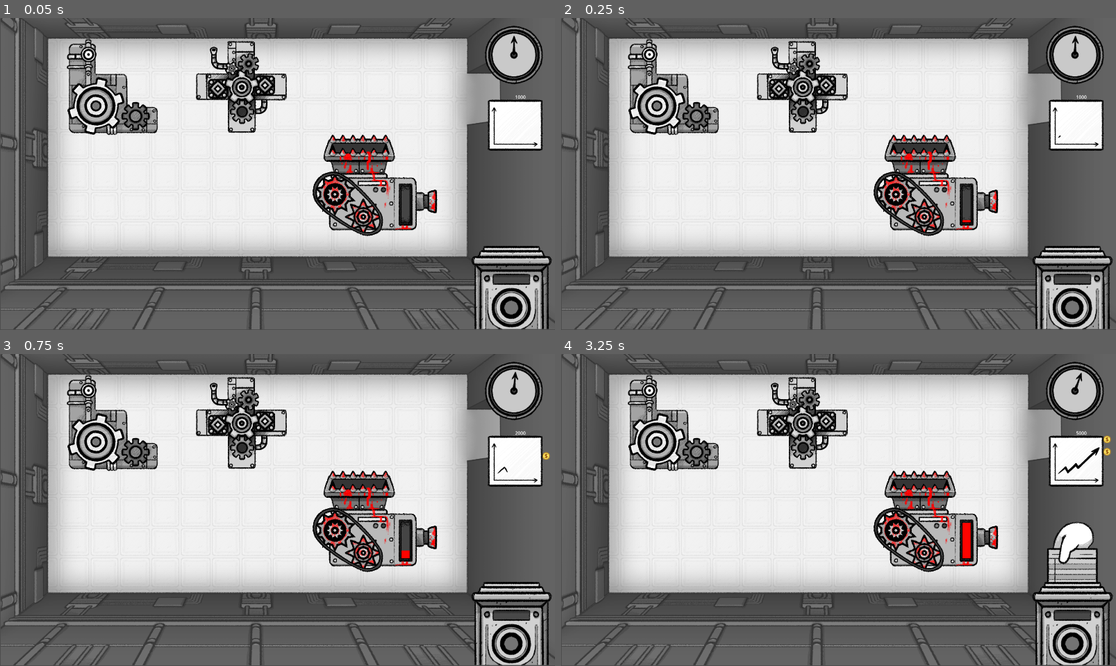
Above: before the commit, frames 1-4 (two rows, left to right).
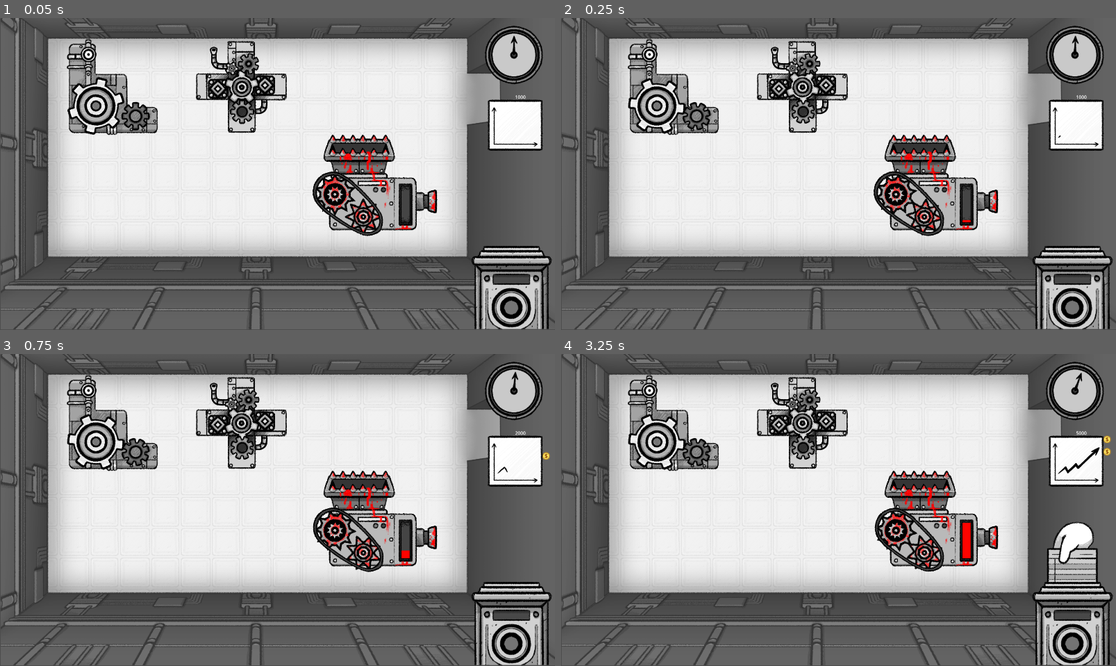
Above: after the commit, the same moments.

Repository: Aeropulu/LaHordeJam
Game: Godot game, scene res://scenes/usine.tscn
The game is run twice, just before and just after one commit, with the same random seed, the same clock (stepped at 60 frames per second) and the same inputs. Sound files missing from this copy of the repository are replaced by a short silence.
Inputs (mouse positions are in pixels of both pictures, inside the frame that each line leads up to):
- Up to frame 1 (0.05 s): no input
- Up to frame 2 (0.25 s): no input
- Up to frame 3 (0.75 s): tap Enter (ui_accept) at 0.5 s; move the mouse to (111, 425) at 0.52 s; press the mouse at (111, 425) at 0.53 s; hold Right (ui_right) from 0.53 s (still down)
- Up to frame 4 (3.25 s): tap Enter (ui_accept) at 0.77, 1.52, 3.02 s; move the mouse to (805, 425) at 1.27 s; release the mouse at (805, 425) at 1.28 s; click (805, 425) at 1.35 s; move the mouse to (938, 522) at 2.02 s; release Right (ui_right) at 2.03 s; press the mouse at (938, 522) at 2.03 s; hold Left (ui_left) 2.03-2.78 s; move the mouse to (1071, 622) at 2.77 s; release the mouse at (1071, 622) at 2.78 s; hold Right (ui_right) from 2.78 s (still down); click (1071, 622) at 2.85 s

Frame 1 is identical in both runs. In frame 2, 2.1% of the frame differs, in the area x 12-70%, y 11-70%; in frame 3, 2.3%; in frame 4, 2.3%.
Error after the commit: Parse Error: Identifier "FactoryManager" not declared in the current scope. (res://scripts/machine.gd:29)

Commit message:
COMMIT FUSSOIRE

Diff:
--- /dev/null
+++ b/scenes/factory_manager.tscn
@@ -0,0 +1,8 @@
+[gd_scene load_steps=2 format=3 uid="uid://d0ei1sxq2of6o"]
+
+[ext_resource type="Script" path="res://scripts/FactoryManager.gd" id="1_ivwkk"]
+
+[node name="FactoryManager" type="Node2D"]
+position = Vector2(1214, 165)
+script = ExtResource("1_ivwkk")
+day_duration = 3.0
--- a/scenes/test_map.tscn
+++ b/scenes/test_map.tscn
@@ -7,7 +7,6 @@
 [ext_resource type="Texture2D" uid="uid://bij7c3dboeppd" path="res://assets/sprites/machines/machineB/machineB_00003.png" id="5_sote0"]
 [ext_resource type="Texture2D" uid="uid://cllt6xquowf7k" path="res://assets/sprites/machines/machineB/machineB_00004.png" id="6_rhb8y"]
 [ext_resource type="Texture2D" uid="uid://fbd5ly4hjdhj" path="res://assets/sprites/machines/machineB/machineB_00005.png" id="7_6lqyp"]
-[ext_resource type="Script" path="res://scripts/FactoryManager.gd" id="8_yei8k"]
 
 [sub_resource type="NavigationPolygon" id="NavigationPolygon_yihpj"]
 vertices = PackedVector2Array(597, 94, 1039, 98, 1065, 605, 615, 594, 598, 369, 597, 313, 518, 367, 517, 589, 85, 593, 107, 75, 517, 314, 517, 98)
@@ -44,6 +43,19 @@
 [sub_resource type="RectangleShape2D" id="RectangleShape2D_0nvue"]
 size = Vector2(309, 306)
 
+[sub_resource type="GDScript" id="GDScript_1uui3"]
+script/source = "extends Button
+
+
+# Called when the node enters the scene tree for the first time.
+func _ready():
+	pressed.connect(FactoryManager._on_button_pressed)
+
+# Called every frame. 'delta' is the elapsed time since the previous frame.
+func _process(delta):
+	pass
+"
+
 [node name="Test Map" type="Node2D"]
 
 [node name="NavigationRegion2D" type="NavigationRegion2D" parent="."]
@@ -53,15 +65,12 @@
 [node name="Machine" type="Node2D" parent="."]
 position = Vector2(744, 380)
 script = ExtResource("2_8tml0")
-machine_type = 1
-_slot_count = 6
 
 [node name="AnimatedSprite2D" type="AnimatedSprite2D" parent="Machine"]
 sprite_frames = SubResource("SpriteFrames_bgj8i")
 autoplay = "default"
 
 [node name="Slots" type="Node2D" parent="Machine"]
-unique_name_in_owner = true
 
 [node name="1" type="Node2D" parent="Machine/Slots"]
 position = Vector2(102, 21)
@@ -90,8 +99,6 @@
 [node name="Machine2" type="Node2D" parent="."]
 position = Vector2(250, 204)
 script = ExtResource("2_8tml0")
-machine_type = 1
-_slot_count = 6
 
 [node name="AnimatedSprite2D" type="AnimatedSprite2D" parent="Machine2"]
 sprite_frames = SubResource("SpriteFrames_bgj8i")
@@ -123,17 +130,11 @@
 position = Vector2(0.5, 6)
 shape = SubResource("RectangleShape2D_0nvue")
 
-[node name="FactoryManager" type="Node2D" parent="." node_paths=PackedStringArray("machines")]
-position = Vector2(1214, 165)
-script = ExtResource("8_yei8k")
-day_duration = 2.0
-machines = [NodePath("../Machine"), NodePath("../Machine2")]
-
 [node name="Button" type="Button" parent="."]
 offset_right = 8.0
 offset_bottom = 8.0
 text = "GO"
+script = SubResource("GDScript_1uui3")
 
 [connection signal="input_event" from="Machine/Area2D" to="Machine" method="_on_area_2d_input_event"]
 [connection signal="input_event" from="Machine2/Area2D" to="Machine2" method="_on_area_2d_input_event"]
-[connection signal="pressed" from="Button" to="FactoryManager" method="_on_button_pressed"]
--- a/scripts/FactoryManager.gd
+++ b/scripts/FactoryManager.gd
@@ -1,13 +1,21 @@
 extends Node2D
 
 @export var day_duration: float
-@export var machines: Array[Machine]
+var machines: Array[Machine]
 
 var slots: Array[Node2D]
 var workers: Array[Michel]
 
 var _worker_scene = preload("res://scenes/michel.tscn")
 var _can_start_day: bool = true
+
+var current_profit := 0 : set = set_current_profit
+var profit_objective := 0
+
+var _day_duration:float = 3.0
+var _remaining_day_time:float = 0.0
+
+signal profit_changed(new_value)
 
 signal workers_spawned
 signal workers_in_place
@@ -19,7 +27,15 @@
 
 # Called every frame. 'delta' is the elapsed time since the previous frame.
 func _process(delta):
-	pass
+	if _remaining_day_time > 0.0:
+		_remaining_day_time -= delta
+
+func set_current_profit(new_val):
+	current_profit = new_val
+	profit_changed.emit()
+
+func add_machine(mach: Machine):
+	machines.append(mach)
 
 func spawn_workers(time: float):
 	if not _can_start_day:
@@ -47,10 +63,13 @@
 			machine._add_worker(worker)
 			worker.target_slot = slot
 			worker.door_pos = global_position
+			worker._machine = machine
 			worker.go_to_slot(time)
 			worker.in_place.connect(_check_workers_in_place, CONNECT_ONE_SHOT)
 			await get_tree().create_timer(delay).timeout
 	workers_spawned.emit()
+	if workers.size() == 0:
+		return
 
 func _check_workers_in_place():
 	var all_in_place := true
@@ -59,13 +78,14 @@
 			all_in_place = false
 	if all_in_place:
 		workers_in_place.emit()
-		await get_tree().create_timer(1.0).timeout
+		await get_tree().create_timer(0.3).timeout
 		start_work()
 
 func start_work():
+	_remaining_day_time = day_duration
 	for machine in machines:
 		machine.work_stopped.connect(_check_all_work_stopped, CONNECT_ONE_SHOT)
-		machine.start_work(day_duration)
+		machine.start_work()
 
 func _check_all_work_stopped():
 	var all_stopped := true
@@ -76,6 +96,9 @@
 		send_workers_home()
 
 func send_workers_home():
+	if workers.size() == 0:
+		_check_defeat()
+		return
 	for worker in workers:
 		worker.gone_home.connect(_check_workers_left, CONNECT_ONE_SHOT)
 		worker.go_home(0.5)
@@ -89,7 +112,13 @@
 		for worker in workers:
 			worker.queue_free()
 		workers.clear()
-		_can_start_day = true
+		_check_defeat()
+
+func _check_defeat():
+	if current_profit < profit_objective:
+		## SHOW defeat screen
+		pass
+	_can_start_day = true
 
 func _on_button_pressed():
 	spawn_workers(0.5)
--- a/scripts/machine.gd
+++ b/scripts/machine.gd
@@ -14,8 +14,6 @@
 @export var _slot_count = 1
 
 var _is_working:bool = false
-var _day_duration:float = 0.0
-var _remaining_day_time:float = 0.0
 
 signal on_profit
 signal on_time_accel
@@ -28,6 +26,7 @@
 # Called when the node enters the scene tree for the first time.
 func _ready():
 	$AnimatedSprite2D.speed_scale = 0
+	FactoryManager.add_machine(self)
 
 func _set_cycle_duration(new_value):
 	if (_cycle_duration != 0):
@@ -42,9 +41,9 @@
 	if _is_working:
 		_process_cycle(delta)
 
-func start_work(day_duration: float):
-	_day_duration = day_duration
-	_remaining_day_time = _day_duration
+func start_work():
+	if _workers.size() == 0:
+		return
 	_is_working = true
 	for worker in _workers:
 		worker.start_work()
@@ -61,7 +60,6 @@
 func _process_cycle(delta):
 	if _workers.size() <= 0 or _remaining_workers() <= 0:
 		return
-	_remaining_day_time -= delta
 	_time_to_next_worker -= delta
 	if _time_to_next_worker <= 0:
 		_time_to_next_worker += _time_per_worker
@@ -70,7 +68,7 @@
 		_current_worker += 1
 		if _current_worker >= _workers.size():
 			_current_worker = 0
-			if (_remaining_day_time < _cycle_duration):
+			if (FactoryManager._remaining_day_time < _cycle_duration):
 				# No time to work more today lads
 				stop_work()
 
@@ -100,8 +98,14 @@
 	if event is InputEventMouseButton and event.pressed:
 		if event.button_mask & 2 == 2:
 			_set_cycle_duration(_cycle_duration * 0.9)
-			return
-		var worker = _worker_scene.instantiate()
+			print("brrrrr")
+		else:
+			set_slot_count(_slot_count + 1)
+
+func set_slot_count(number:int):
+	number = clampi(number, 1, $Slots.get_child_count())
+	_slot_count = number
+	print(number)
 
 func get_slot(index: int) -> Node2D:
 	if index <= min(_slot_count, $Slots.get_child_count()):
--- a/scripts/michel.gd
+++ b/scripts/michel.gd
@@ -11,6 +11,8 @@
 
 var is_in_place:bool = false
 var has_gone_home:bool = false
+
+var _machine: Machine
 
 signal in_place
 signal gone_home
@@ -26,6 +28,8 @@
 	if working:
 		$Sprite2D.visible = false
 		$AnimatedSprite2D.visible = true
+		if _machine is Machine:
+			$AnimatedSprite2D.speed_scale = 1 / _machine._cycle_duration
 	else:
 		$Sprite2D.visible = true
 		$AnimatedSprite2D.visible = false
